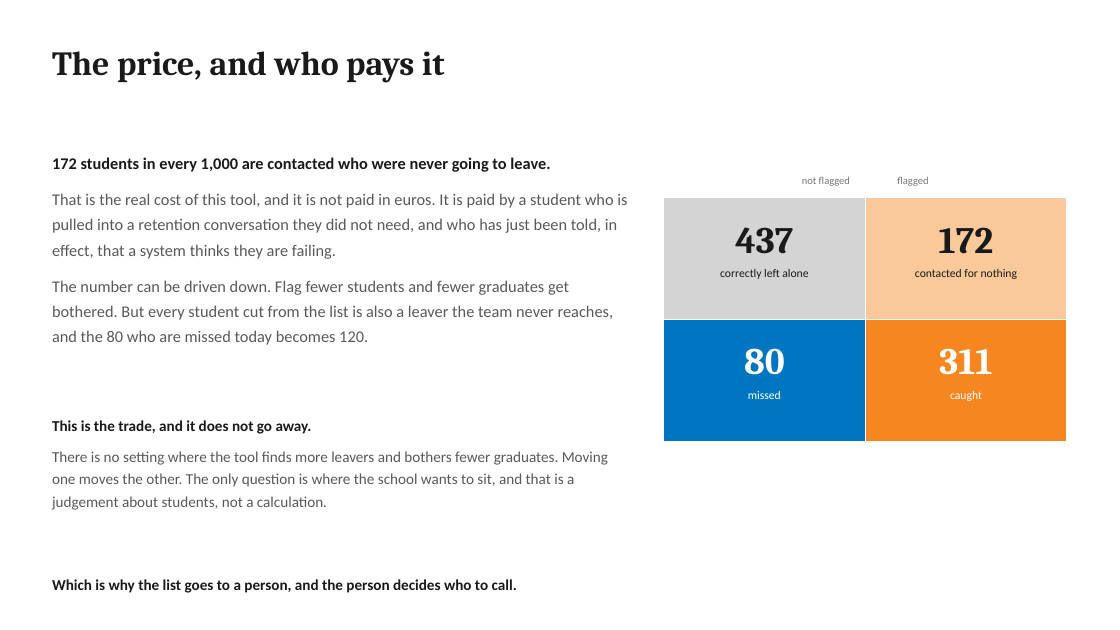
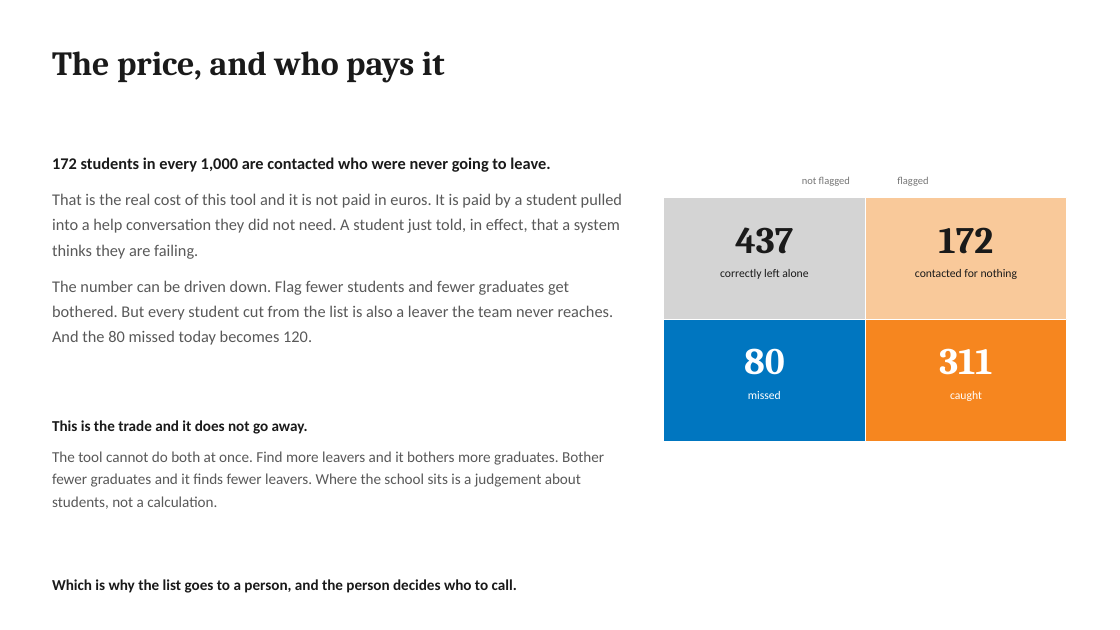
Before and after one commit to jeryldev/pgdaiml-capstone, a slide deck: slide 6 of presentations/business.pptx. Drawn at 1120x630 pixels with LibreOffice and Linux fonts; fonts in the diff are those of the drawing. Boxes give left, top, right and bottom in pixels: in the first picture for what was removed or moved away, otherwise in the second. Text is boxed around its words. In the diff, an @@ line names an element or a change of style, - is before the commit and + after.

```diff
--- a/presentations/business.pptx
+++ b/presentations/business.pptx
@@ text at [52, 193, 622, 345]: text changed @@
-That is the real cost of this tool, and it is not paid in euros. It is paid by a student who is pulled into a retention conversation they did not need, and who has just been told, in effect, that a system thinks they are failing.
-The number can be driven down. Flag fewer students and fewer graduates get bothered. But every student cut from the list is also a leaver the team never reaches, and the 80 who are missed today becomes 120.
+That is the real cost of this tool and it is not paid in euros. It is paid by a student pulled into a help conversation they did not need. A student just told, in effect, that a system thinks they are failing.
+The number can be driven down. Flag fewer students and fewer graduates get bothered. But every student cut from the list is also a leaver the team never reaches. And the 80 missed today becomes 120.
@@ text at [52, 420, 604, 509]: text changed @@
-This is the trade, and it does not go away.
-There is no setting where the tool finds more leavers and bothers fewer graduates. Moving one moves the other. The only question is where the school wants to sit, and that is a judgement about students, not a calculation.
+This is the trade and it does not go away.
+The tool cannot do both at once. Find more leavers and it bothers more graduates. Bother fewer graduates and it finds fewer leavers. Where the school sits is a judgement about students, not a calculation.
```
Also in this commit, not shown: 8 other slides changed, 11 other files.
